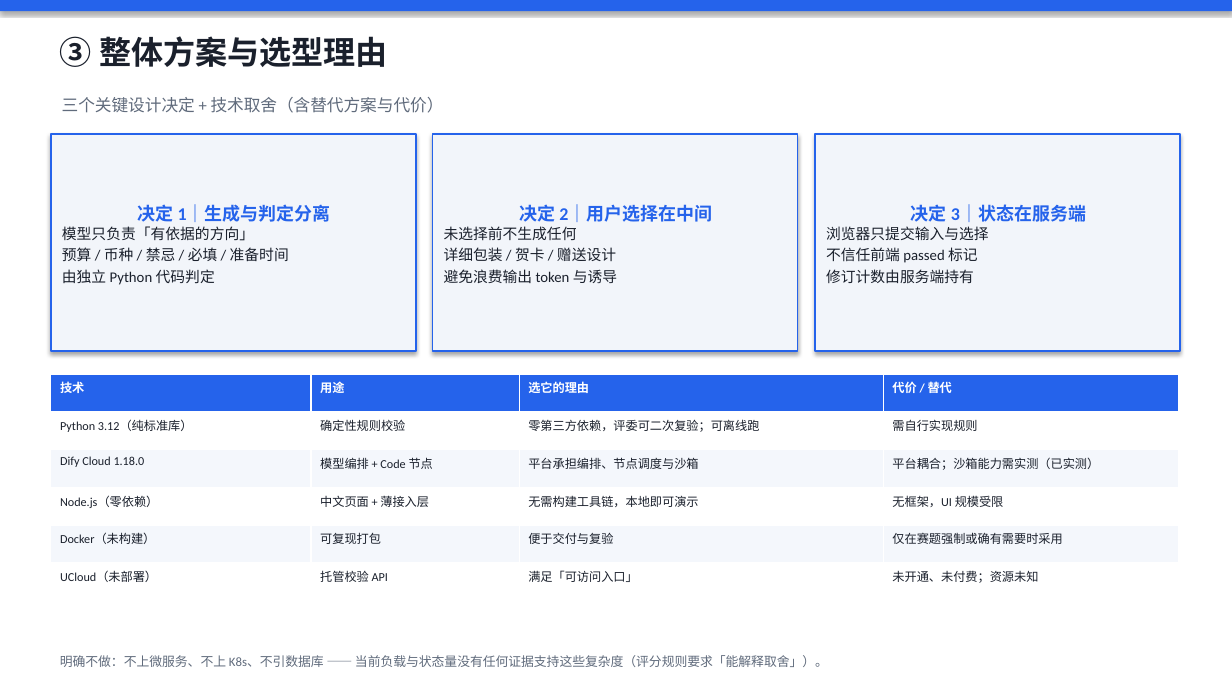
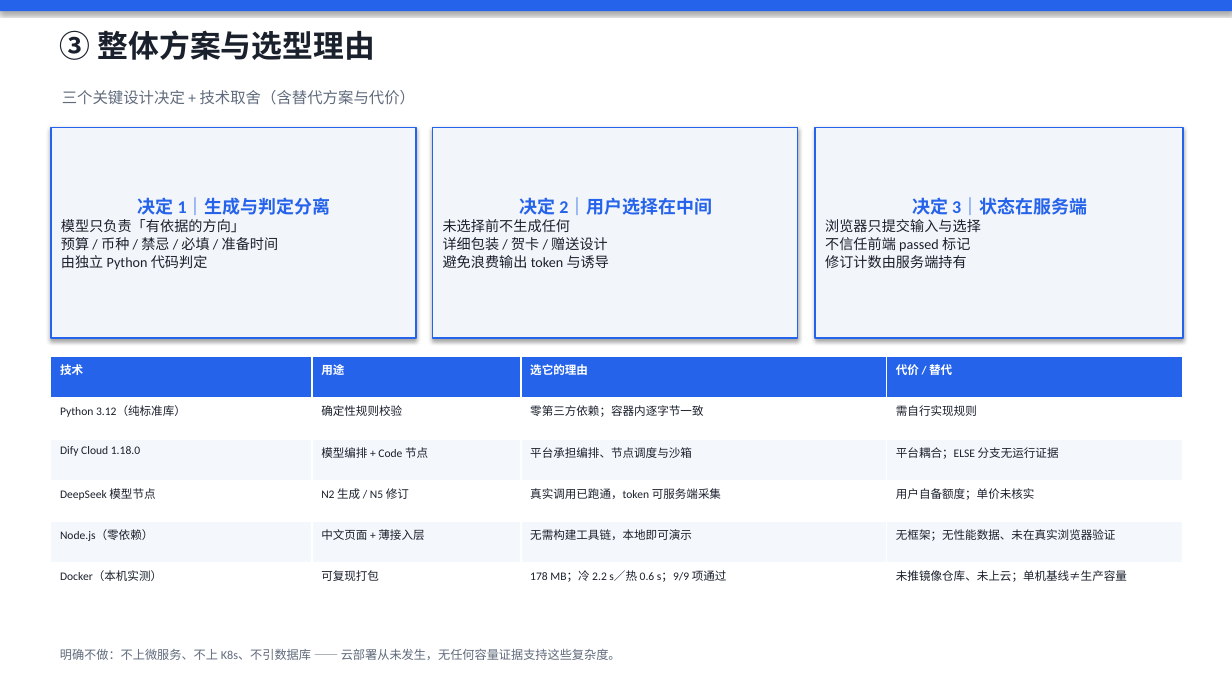
Before and after one commit to sunnyyang0822-stack/GiftWise-AI, a slide deck: slide 3 of docs/competition/答辩PPT-GiftWise.pptx. Drawn at 1232x693 pixels with LibreOffice and Linux fonts; fonts in the diff are those of the drawing. Boxes give left, top, right and bottom in pixels: in the first picture for what was removed or moved away, otherwise in the second. Text is boxed around its words. In the diff, an @@ line names an element or a change of style, - is before the commit and + after.

Commit message:
快照：#9 发布线在途改动（答辩 PPT / 架构图 / 材料清单 / 演示脚本）

```diff
--- a/docs/competition/答辩PPT-GiftWise.pptx
+++ b/docs/competition/答辩PPT-GiftWise.pptx
@@ text "③ 整体方案与选型理由" at <box>60,30,375,60</box>: size 25 to 24 pt @@
@@ text "三个关键设计决定 + 技术取舍（含替代方案与代价）": place and size @@
-text "三个关键设计决定 + 技术取舍（含替代方案与代价）" at <box>62,97,444,113</box>
+text "三个关键设计决定 + 技术取舍（含替代方案与代价）" at <box>62,90,416,104</box>
@@ text "三个关键设计决定 + 技术取舍（含替代方案与代价）" at <box>62,90,416,104</box>: size 13 to 12 pt @@
@@ rectangle "决定 1｜生成与判定分离": place and size @@
-rectangle "决定 1｜生成与判定分离" at <box>51,134,416,351</box>
+rectangle "决定 1｜生成与判定分离" at <box>51,128,416,338</box>
@@ rectangle "决定 2｜用户选择在中间": place and size @@
-rectangle "决定 2｜用户选择在中间" at <box>433,134,798,351</box>
+rectangle "决定 2｜用户选择在中间" at <box>433,128,798,338</box>
@@ rectangle "决定 3｜状态在服务端": place and size @@
-rectangle "决定 3｜状态在服务端" at <box>815,134,1180,351</box>
+rectangle "决定 3｜状态在服务端" at <box>815,128,1183,338</box>
@@ text in rectangle at <box>61,219,279,269</box>: size 11.5 to 11 pt in "模型只负责「有依据的方向」", "预算 / 币种 / 禁忌 / 必填 ...", "由独立 Python 代码判定"; less space between paragraphs @@
@@ text in rectangle at <box>443,219,609,268</box>: size 11.5 to 11 pt in "未选择前不生成任何", "详细包装 / 贺卡 / 赠送设计", "避免浪费输出 token 与诱导"; less space between paragraphs @@
@@ text in rectangle at <box>825,219,981,268</box>: size 11.5 to 11 pt in "浏览器只提交输入与选择", "不信任前端 passed 标记", "修订计数由服务端持有"; less space between paragraphs @@
@@ table at <box>51,357,1183,604</box> @@
-row 2, column 3: 零第三方依赖，评委可二次复验；可离线跑
+row 2, column 3: 零第三方依赖；容器内逐字节一致
-row 3, column 4: 平台耦合；沙箱能力需实测（已实测）
+row 3, column 4: 平台耦合；ELSE 分支无运行证据
-row 4: Node.js（零依赖） | 中文页面 + 薄接入层 | 无需构建工具链，本地即可演示 | 无框架，UI 规模受限
+row 4: DeepSeek 模型节点 | N2 生成 / N5 修订 | 真实调用已跑通，token 可服务端采集 | 用户自备额度；单价未核实
-row 5: Docker（未构建） | 可复现打包 | 便于交付与复验 | 仅在赛题强制或确有需要时采用
+row 5: Node.js（零依赖） | 中文页面 + 薄接入层 | 无需构建工具链，本地即可演示 | 无框架；无性能数据、未在真实浏览器验证
-row 6: UCloud（未部署） | 托管校验 API | 满足「可访问入口」 | 未开通、未付费；资源未知
+row 6: Docker（本机实测） | 可复现打包 | 178 MB；冷 2.2 s／热 0.6 s；9/9 项通过 | 未推镜像仓库、未上云；单机基线≠生产容量
@@ size 9.5 to 9 pt in "技术", "用途", "选它的理由", "代价 / 替代" and 6 more places @@
@@ table: place and size @@
-table at <box>51,374,1178,601</box>
+table at <box>51,357,1183,604</box>
@@ text at <box>60,649,621,660</box>: text changed; size 10 to 9.5 pt @@
-明确不做：不上微服务、不上 K8s、不引数据库 —— 当前负载与状态量没有任何证据支持这些复杂度（评分规则要求「能解释取舍」）。
+明确不做：不上微服务、不上 K8s、不引数据库 —— 云部署从未发生，无任何容量证据支持这些复杂度。
```
Also in this commit, not shown: 5 other slides changed, 2 slides added, 2 slides removed, 4 other files.
